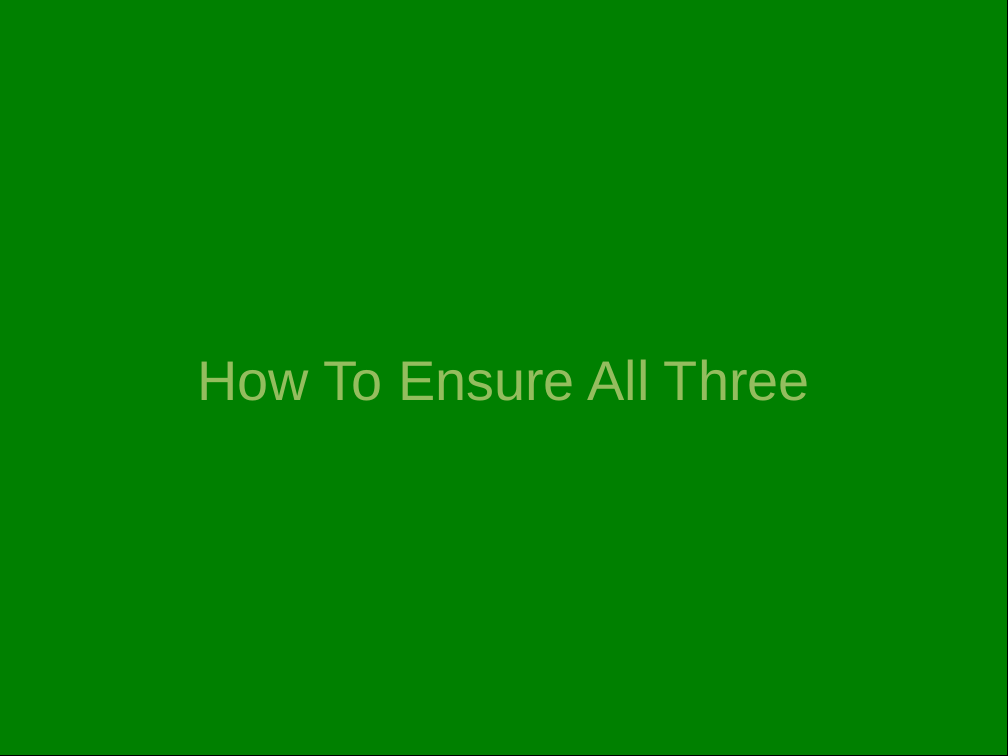
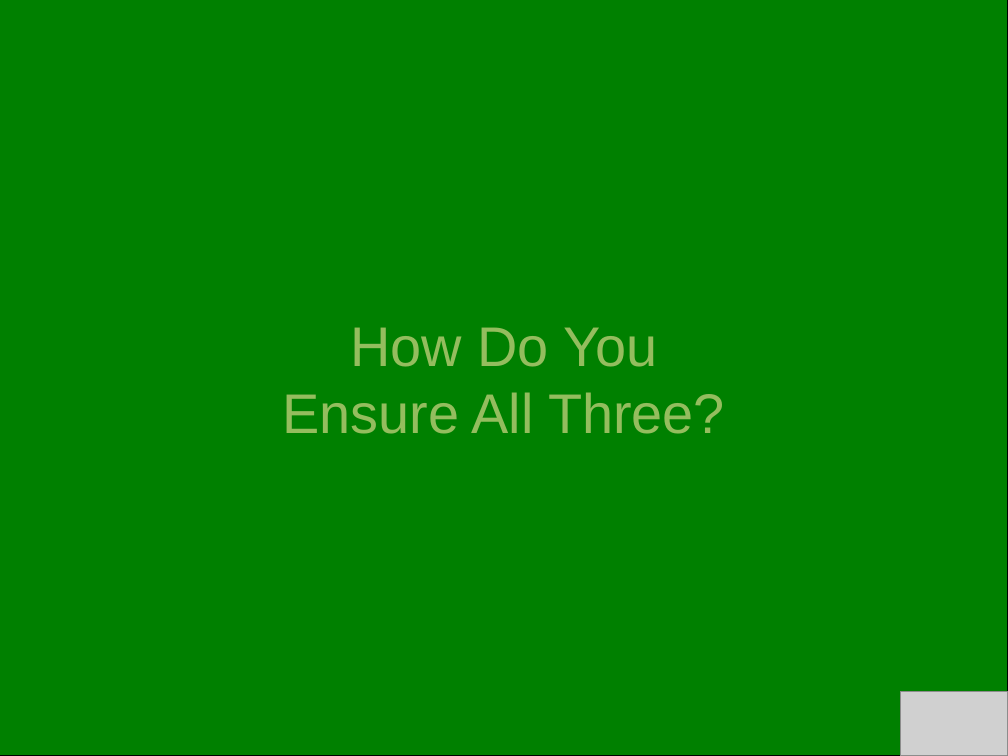
Before and after one commit to bendechrai/preso-security-privacy-anonymity, a slide deck: slide 2 of security-privacy-anonymity.odp. Drawn at 1008x756 pixels with LibreOffice and Linux fonts; fonts in the diff are those of the drawing; grey boxes stand for pictures; background and template pictures are left out. Boxes give left, top, right and bottom in pixels: in the first picture for what was removed or moved away, otherwise in the second. Text is boxed around its words. In the diff, an @@ line names an element or a change of style, - is before the commit and + after.

```diff
--- a/security-privacy-anonymity.odp
+++ b/security-privacy-anonymity.odp
@@ title at (x1=282, y1=327, x2=725, y2=434): text changed @@
-How To Ensure All Three
+How Do You
+Ensure All Three?
@@ picture added at (x1=900, y1=692, x2=1008, y2=756) @@
```
Also in this commit, not shown: 7 other slides changed.
